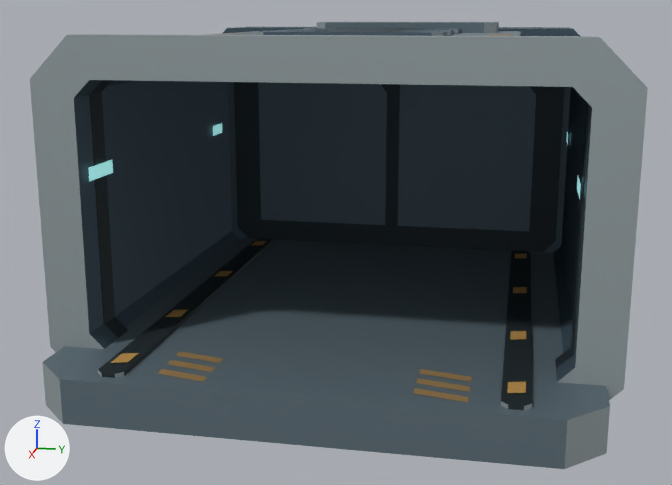
Renders of the glTF model assets/original/service-bay.glb from each side of a commit.
Rendered twice from a camera (50 mm lens) standing at (2.354, 0.316, 0.342) and looking at (0.516, -0.051, -0.118). Arrows for +X, +Y and +Z are at lower left; the lights stay in place. The picture after the commit comes second. Objects named as collision shapes, trigger or cutter boxes, shadow casters or lower levels of detail are left out. Vertices at exactly the same position are counted once.

Objects in the first picture: 'serviceBay-lod0'.
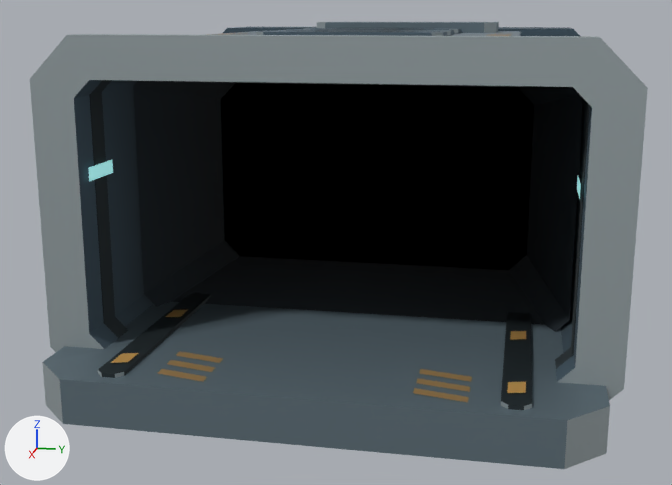
Pixel boxes (x1, y1, x2, y2) of what changed, in the pictures (672 x 485 px):
part 1 of me_service_bay___lod_0, added: after (133, 81, 584, 332)
part 2 of me_service_bay___lod_0, deleted: before (398, 84, 536, 231)
part 3 of me_service_bay___lod_0, deleted: before (258, 82, 387, 225)
part 4 of me_service_bay___lod_0, deleted: before (213, 123, 222, 136)
part 5 of me_service_bay___lod_0, built on (mostly hidden afterwards): (102, 80, 587, 353) in both
part 6 of me_service_bay___lod_0, edited (looks the same): (43, 293, 532, 404) in both
part 7 of me_service_bay___lod_0, edited (looks the same): (74, 80, 592, 382) in both

The change, as a diff of the scene's bpy script:
```diff
--- a/assets/original/service-bay.glb.py
+++ b/assets/original/service-bay.glb.py
@@ mat_unlit_tunnel_terminus @@
+mat_unlit_tunnel_terminus = bpy.data.materials.new('Unlit tunnel terminus')
+# nodes: BsdfTransparent, Emission, LightPath, Mix, MixShader, OutputMaterial, VertexColor
+# colours: black #000000, mixed with the vertex colours
@@ mat_baffled_interior @@
+mat_baffled_interior = bpy.data.materials.new('Baffled interior')
+mat_baffled_interior.use_nodes = True; mat_baffled_interior.node_tree.nodes.clear()
+_N = mat_baffled_interior.node_tree.nodes; _L = mat_baffled_interior.node_tree.links
+n0 = _N.new('ShaderNodeBsdfPrincipled'); n0.name = 'Principled BSDF'
+n0.inputs[2].default_value = 1.0  # 'Roughness'
+n1 = _N.new('ShaderNodeOutputMaterial'); n1.name = 'Material Output'
+n2 = _N.new('ShaderNodeVertexColor'); n2.name = 'Color Attribute'
+_L.new(n0.outputs[0], n1.inputs[0])  # 'BSDF' to 'Surface'
+_L.new(n2.outputs[0], n0.inputs[0])  # 'Color' to 'Base Color'
@@ me_service_bay___lod_0 @@
 # used by ob_servicebay_lod0; location = (0.0, 0.0, 0.0)
-me_service_bay___lod_0.from_pydata(...)  # 530 vertices, 758 faces; spans x -0.106..1.055, y -0.493..0.493, z -0.311..0.323
+me_service_bay___lod_0.from_pydata(...)  # 576 vertices, 912 faces; spans x -0.106..1.055, y -0.493..0.493, z -0.311..0.323
+# me_service_bay___lod_0 part 1: a new loose piece of 16 vertices spanning x 0.38..0.66, y -0.418..0.418, z -0.239..0.239
+# me_service_bay___lod_0 part 2: the loose piece of 5 vertices spanning x 0.053, y 0.016..0.344, z -0.182..0.19 is deleted
+# me_service_bay___lod_0 part 3: the loose piece of 5 vertices spanning x 0.053, y -0.344..-0.016, z -0.182..0.19 is deleted
+# me_service_bay___lod_0 part 4: the loose piece of 4 vertices spanning x 0.131..0.203, y -0.417, z 0.054..0.078 is deleted
+# me_service_bay___lod_0 part 5
+# 24 vertices are removed from x 0.049..0.056, y -0.459..0.459, z -0.276..0.276
+# 54 faces are deleted
+# 8 vertices are added at x 0.53..0.565, y -0.417..0.417, z 0.054..0.078
+# 16 new vertices lie (-0.186, 0.0, 0.0) away from vertices in x 0.836, y -0.459..0.459, z -0.276..0.276
+# 16 new vertices lie (-0.18, 0.0, 0.0) away from vertices in x 0.65, y -0.459..0.459, z -0.276..0.276
+# 16 new vertices lie (-0.24, 0.0, 0.0) away from vertices in x 0.47, y -0.459..0.459, z -0.276..0.276
+# 16 new vertices lie (-0.175, 0.0, 0.0) away from vertices in x 0.23, y -0.459..0.459, z -0.276..0.276
+# 128 new faces join them, mat_ceramic_coated_dock_steel
+# 64 new faces join them, mat_baffled_interior
+# 4 new faces join them, mat_berth_guide_lamps
+# me_service_bay___lod_0 part 6: 118 kept faces spanning x -0.105..1.032, y -0.492..0.465, z -0.311..0.27 get new vertex colours
+# me_service_bay___lod_0 part 7: 80 faces spanning x -0.105..0.91, y -0.45..0.45, z -0.27..0.27 switch from mat_ceramic_coated_dock_steel to mat_baffled_interior
+# other edits to the shape of me_service_bay___lod_0 do not show in these pictures
 me_service_bay___lod_0.materials.append(mat_berth_guide_lamps)
+me_service_bay___lod_0.materials.append(mat_unlit_tunnel_terminus)
```
